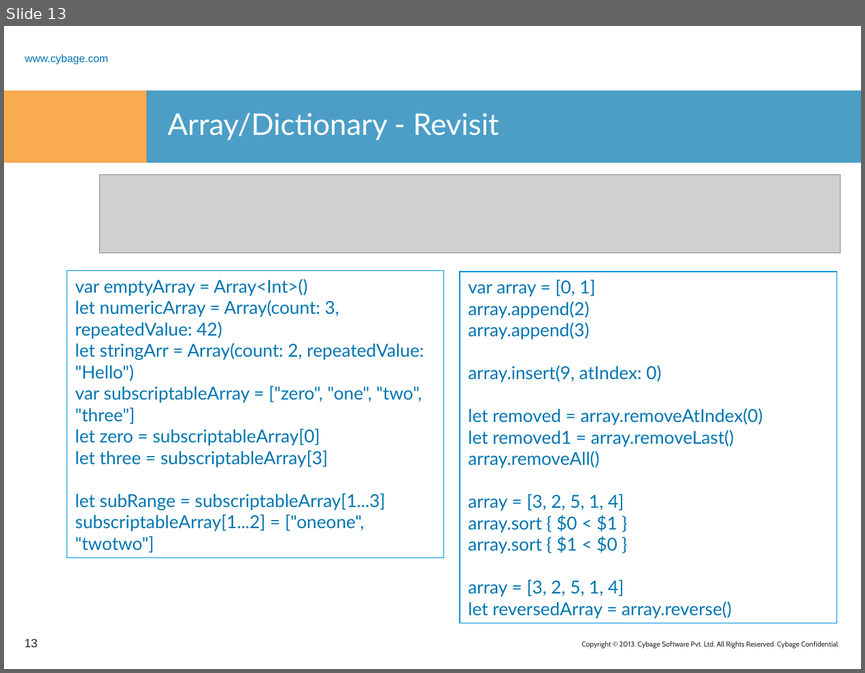
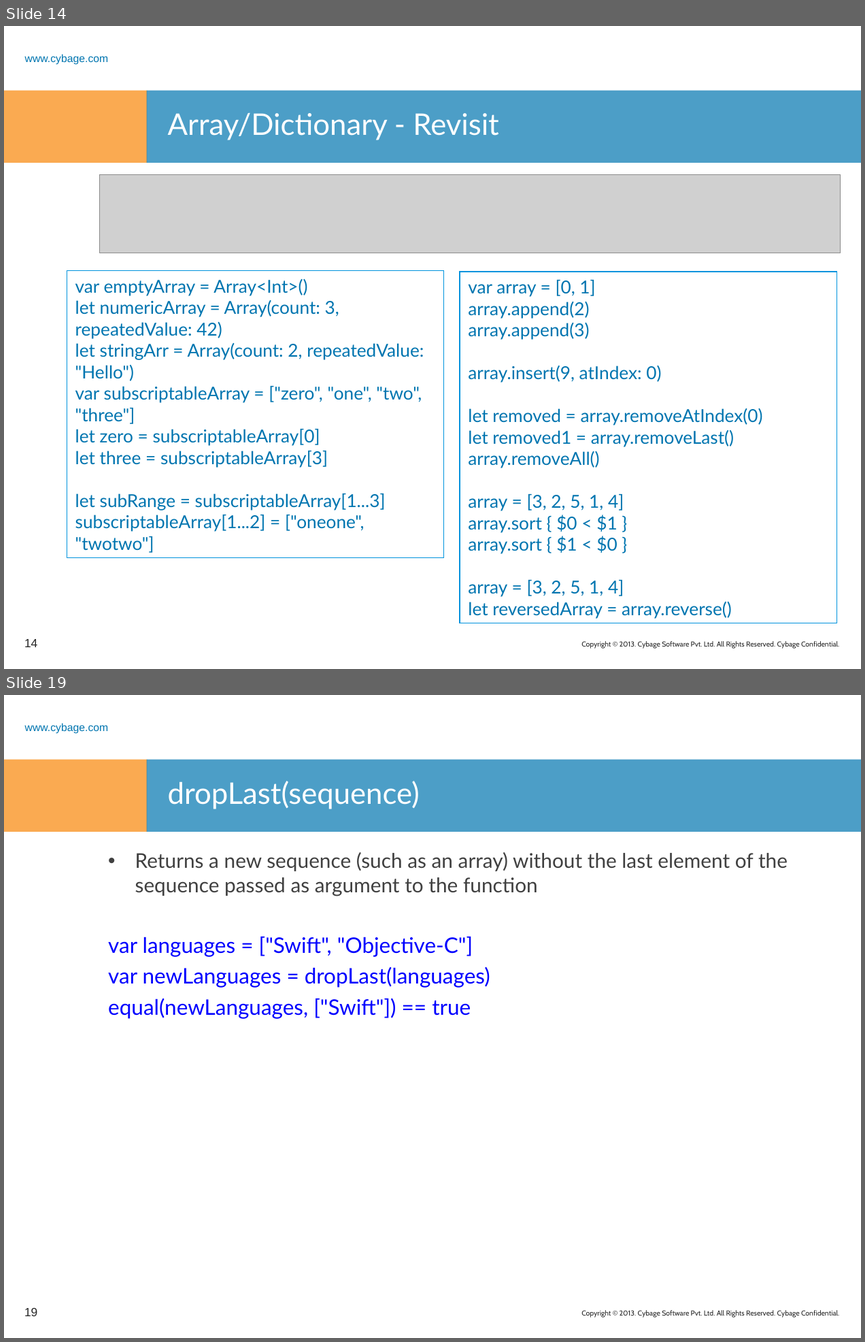
Before and after one commit to sumantar/Learn_Swift, a slide deck: PPT/Learn_Swift-4.ppt. Shown one above the other, each under a label of ours: slide 13 before the commit, slides 14 and 19 after it; the slides between them are not shown. The pictures are 865x673 and 865x1342 pixels, drawn with LibreOffice and Linux fonts; fonts in the diff are those of the drawing; grey boxes stand for pictures; background and template pictures are left out. Boxes give left, top, right and bottom in pixels: in the first picture for what was removed or moved away, otherwise in the second. Text is boxed around its words. In the diff, an @@ line names an element or a change of style, - is before the commit and + after.

```diff
--- a/PPT/Learn_Swift-4.ppt
+++ b/PPT/Learn_Swift-4.ppt
@@ slide 19 added at <box>4,695,861,1338</box>, background #FFFFFF; not listed: 4 template elements that a slide beside it also shows @@
@@ title added at <box>168,781,419,809</box>, 25 pt, text #FFFFFF @@
+dropLast(sequence)
@@ text added at <box>108,852,787,1019</box>, 18 pt, text #0000FF @@
+• Returns a new sequence (such as an array) without the last element of the sequence passed as argument to the function
+var languages = ["Swift", "Objective-C"]
+var newLanguages = dropLast(languages)
+equal(newLanguages, ["Swift"]) == true
@@ page number added at <box>24,1307,37,1316</box>, 10 pt, text #262626 @@
+19
@@ what was slide 13 is now slide 14 @@
@@ page number at <box>24,639,37,647</box>: text changed @@
-13
+14
```
Also in this commit, not shown: 28 other slides added, 6 other files.
